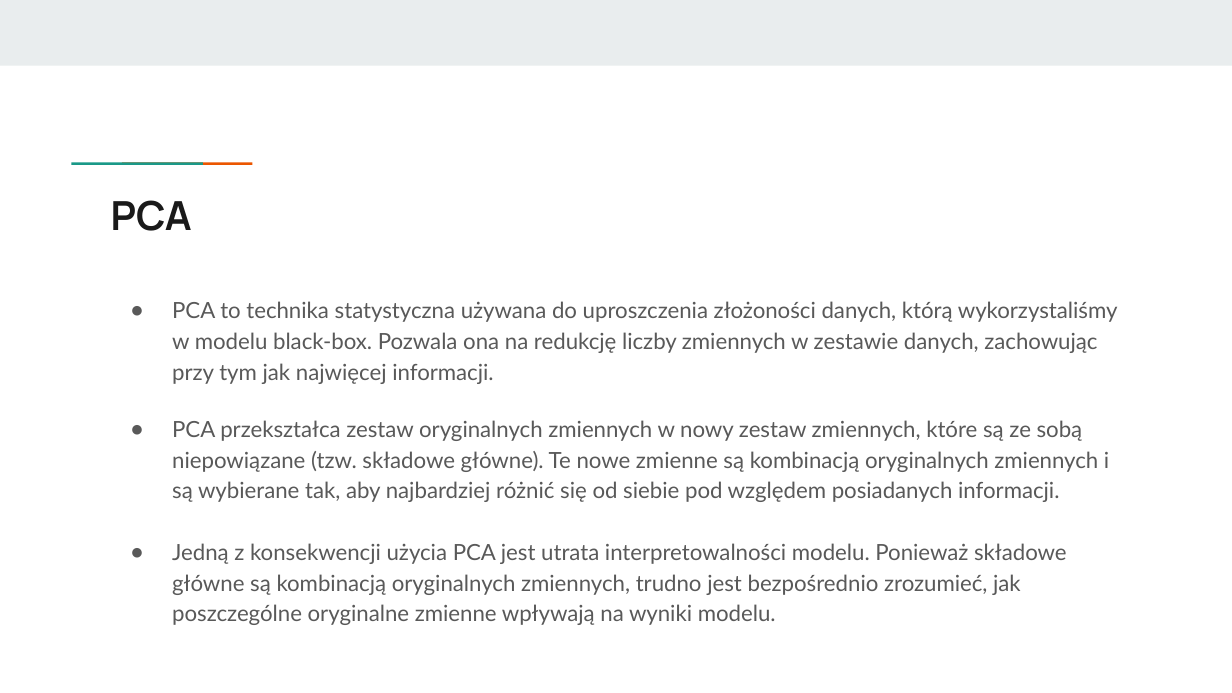
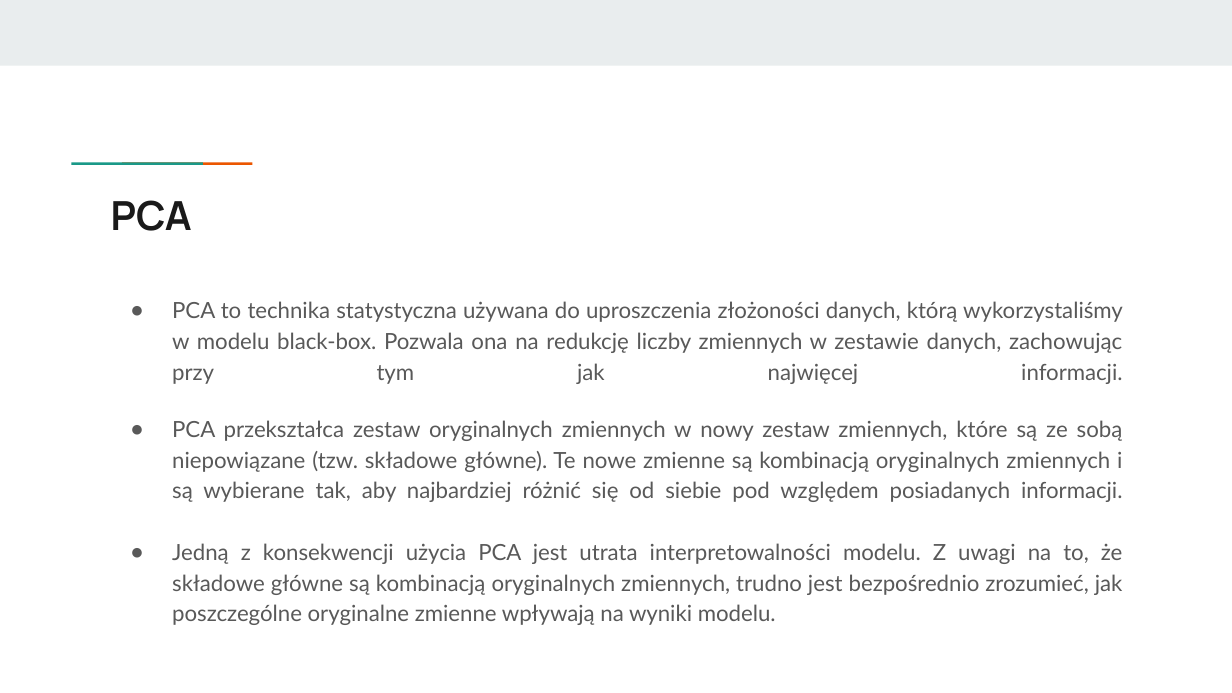
Before and after one commit to wojtek2288/interpretowalnosc, a slide deck: slide 15 of Analiza i budowa modelu predykcyjnego w oparciu o dane finansowe oraz wskaźniki finansowe.pptx. Drawn at 1232x693 pixels with LibreOffice and Linux fonts; fonts in the diff are those of the drawing. Boxes give left, top, right and bottom in pixels: in the first picture for what was removed or moved away, otherwise in the second. Text is boxed around its words. In the diff, an @@ line names an element or a change of style, - is before the commit and + after.

```diff
--- a/Analiza i budowa modelu predykcyjnego w oparciu o dane finansowe oraz wskaźniki finansowe.pptx
+++ b/Analiza i budowa modelu predykcyjnego w oparciu o dane finansowe oraz wskaźniki finansowe.pptx
@@ text at box(172, 301, 1123, 502): alignment left to justified @@
@@ text at box(172, 543, 1123, 625): text changed @@
-● Jedną z konsekwencji użycia PCA jest utrata interpretowalności modelu. Ponieważ składowe główne są kombinacją oryginalnych zmiennych, trudno jest bezpośrednio zrozumieć, jak poszczególne oryginalne zmienne wpływają na wyniki modelu.
+● Jedną z konsekwencji użycia PCA jest utrata interpretowalności modelu. Z uwagi na to, że składowe główne są kombinacją oryginalnych zmiennych, trudno jest bezpośrednio zrozumieć, jak poszczególne oryginalne zmienne wpływają na wyniki modelu.
```
Also in this commit, not shown: 9 other slides changed, 2 other files.
